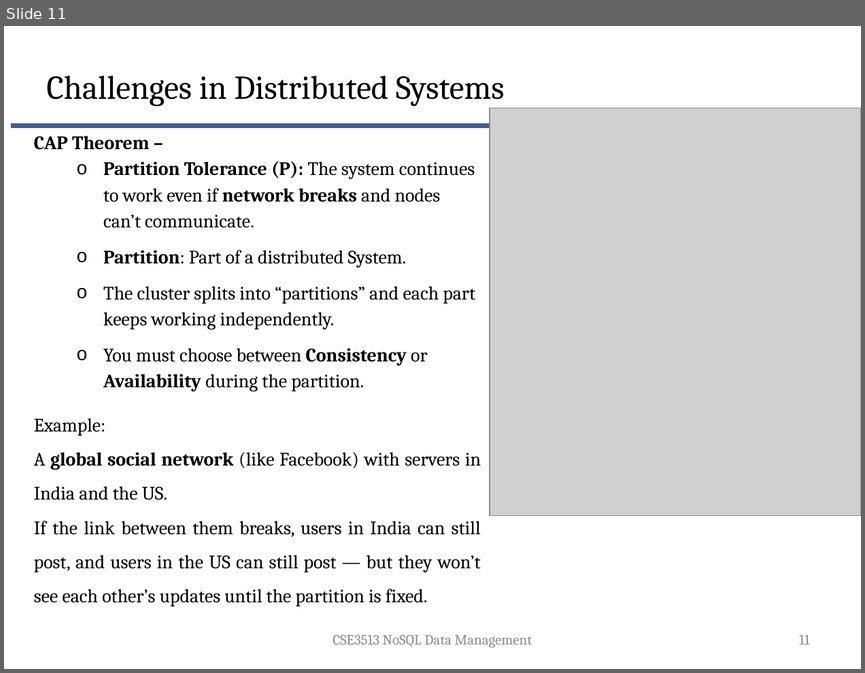
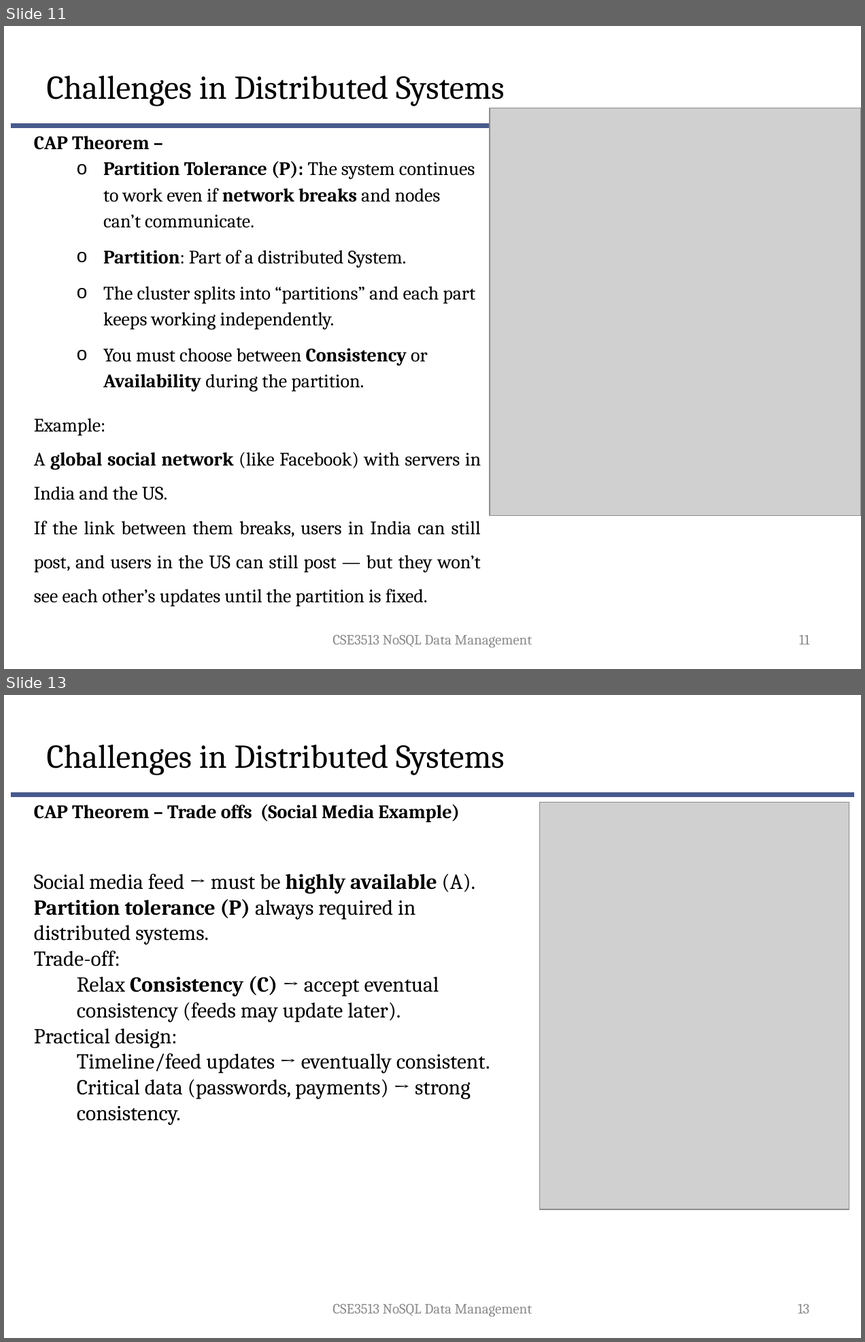
Before and after one commit to suniljeevan/NOSQL-2025, a slide deck: THEORY COURSE MATERIALS/Module 2.pptx. Shown one above the other, each under a label of ours: slide 11 before the commit, slides 11 and 13 after it; the slides between them are not shown. The pictures are 865x673 and 865x1342 pixels, drawn with LibreOffice and Linux fonts; fonts in the diff are those of the drawing; grey boxes stand for pictures; background and template pictures are left out. Boxes give left, top, right and bottom in pixels: in the first picture for what was removed or moved away, otherwise in the second. Text is boxed around its words. In the diff, an @@ line names an element or a change of style, - is before the commit and + after.

```diff
--- a/THEORY COURSE MATERIALS/Module 2.pptx
+++ b/THEORY COURSE MATERIALS/Module 2.pptx
@@ slide 13 added at (x1=4, y1=695, x2=861, y2=1338), background #FFFFFF; not listed: 1 template element that a slide beside it also shows @@
@@ text added at (x1=47, y1=745, x2=504, y2=775), 28 pt, text #000000 @@
+Challenges in Distributed Systems
@@ text added at (x1=34, y1=804, x2=490, y2=1125), 18 pt, text #000000 @@
+CAP Theorem – Trade offs (Social Media Example)
+Social media feed → must be highly available (A).
+Partition tolerance (P) always required in distributed systems.
+Trade-off:
+  Relax Consistency (C) → accept eventual consistency (feeds may update later).
+Practical design:
+  Timeline/feed updates → eventually consistent.
+  Critical data (passwords, payments) → strong consistency.
@@ picture added at (x1=540, y1=802, x2=849, y2=1209) @@
@@ text added at (x1=332, y1=1304, x2=532, y2=1317), 12 pt, text #8C8C8C @@
+CSE3513 NoSQL Data Management
@@ page number added at (x1=798, y1=1304, x2=809, y2=1313), 12 pt, text #898989 @@
+13
```
Also in this commit, not shown: 1 slide changed, 1 other slide added.
